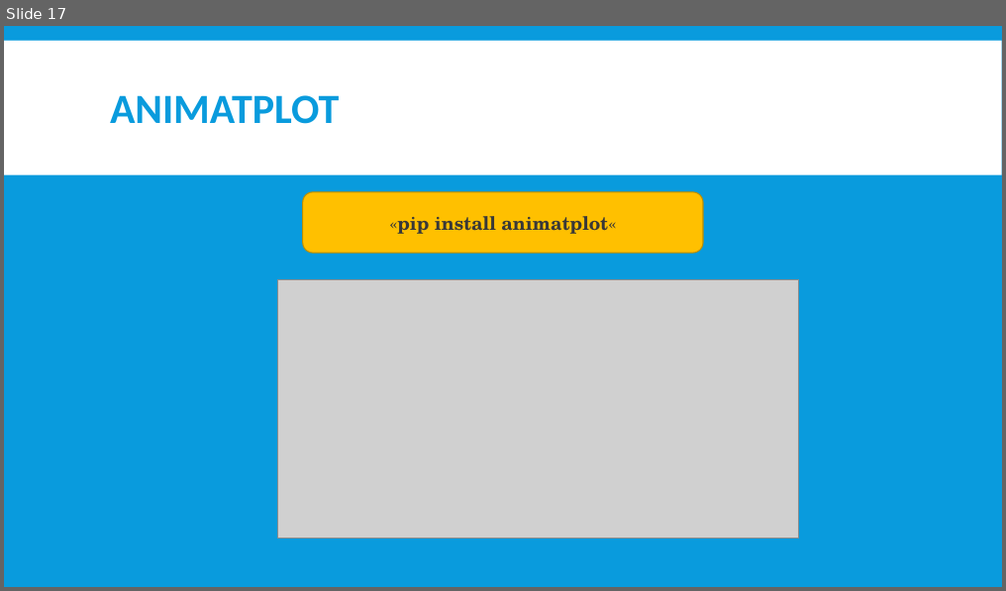
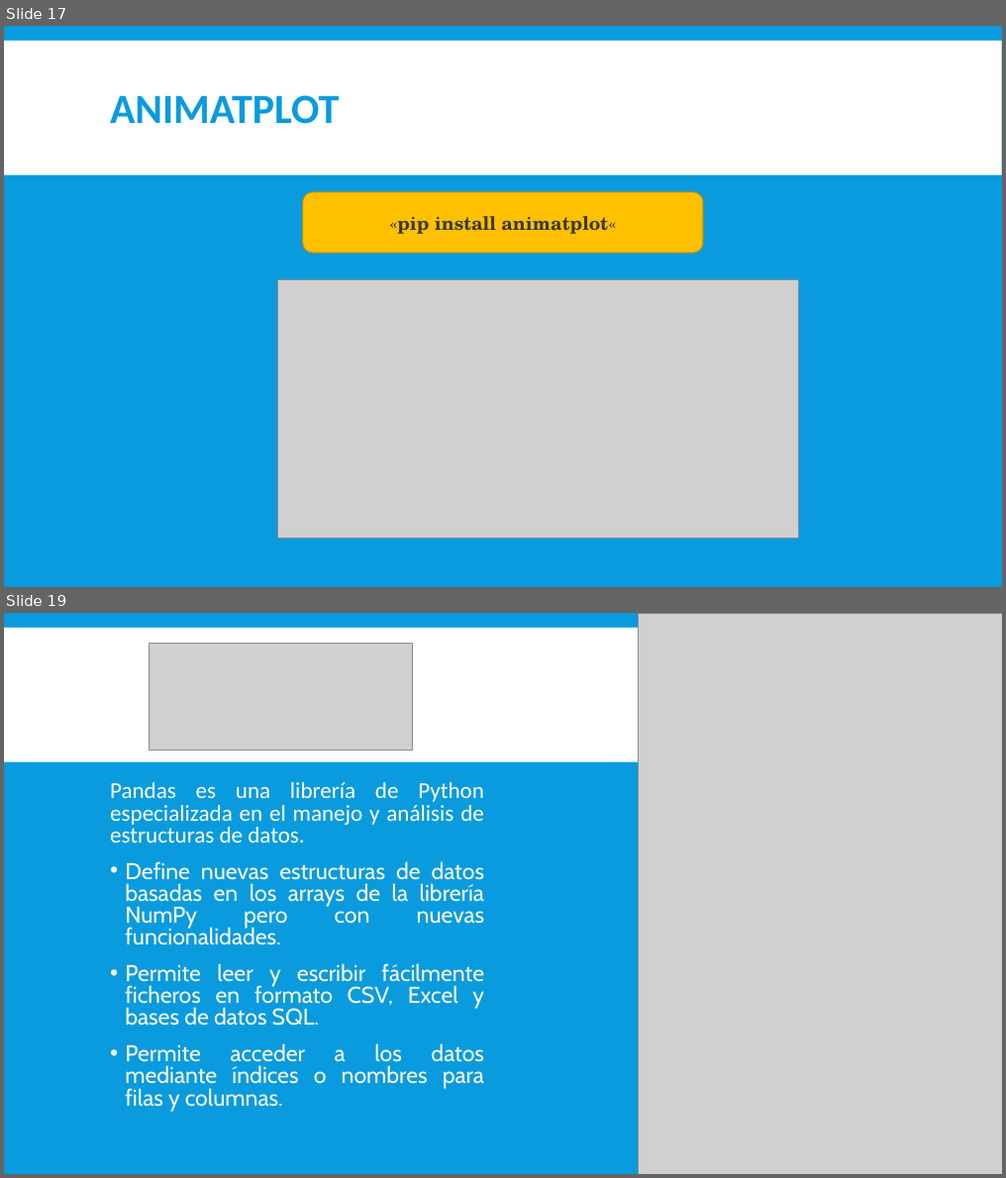
Before and after one commit to LuisOchoa1495/Graficos-Python, a slide deck: MATPLOTLIB_INTRODUCCION.pptx. Shown one above the other, each under a label of ours: slide 17 before the commit, slides 17 and 19 after it; the slides between them are not shown. The pictures are 1006x591 and 1006x1178 pixels, drawn with LibreOffice and Linux fonts; fonts in the diff are those of the drawing; grey boxes stand for pictures. Boxes give left, top, right and bottom in pixels: in the first picture for what was removed or moved away, otherwise in the second. Text is boxed around its words. In the diff, an @@ line names an element or a change of style, - is before the commit and + after.

```diff
--- a/MATPLOTLIB_INTRODUCCION.pptx
+++ b/MATPLOTLIB_INTRODUCCION.pptx
@@ slide 19 added at bbox=[4, 613, 1002, 1174], background #099BDD; not listed: 1 template element that a slide beside it also shows @@
@@ picture added at bbox=[638, 613, 1002, 1174] @@
@@ picture added at bbox=[150, 644, 413, 750] @@
@@ text added at bbox=[110, 782, 485, 1112], 22 pt, text #F8F8F2 @@
+Pandas es una librería de Python especializada en el manejo y análisis de estructuras de datos.
+• Define nuevas estructuras de datos basadas en los arrays de la librería NumPy pero con nuevas funcionalidades.
+• Permite leer y escribir fácilmente ficheros en formato CSV, Excel y bases de datos SQL.
+• Permite acceder a los datos mediante índices o nombres para filas y columnas.
```
Also in this commit, not shown: 3 other slides added, 1 slide removed, 7 other files.
